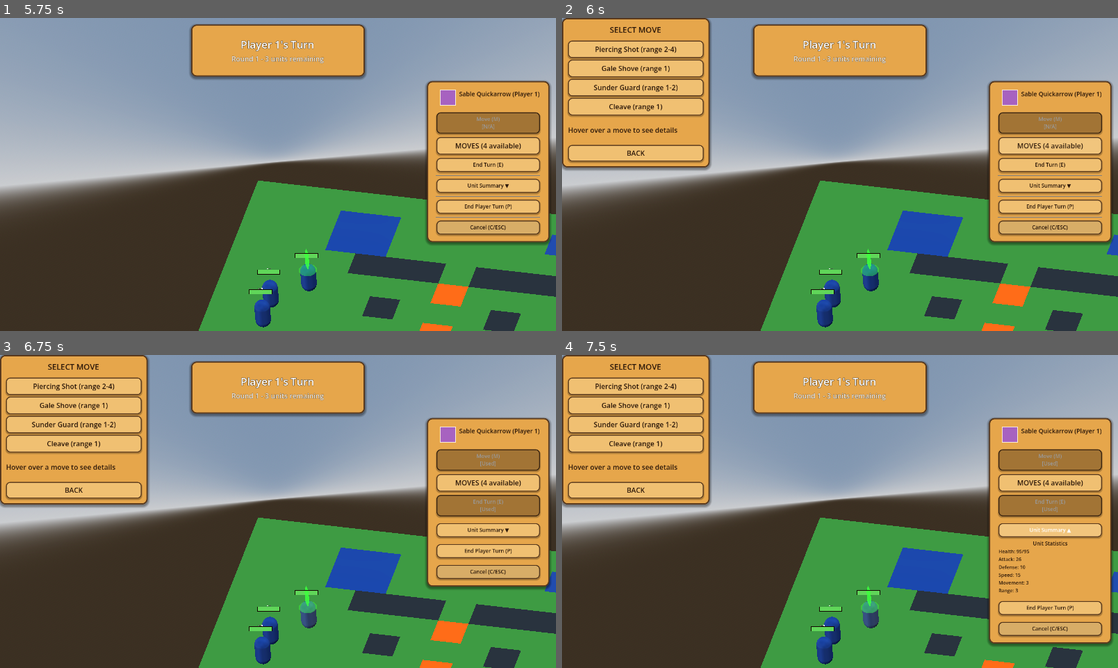
Above: before the commit, frames 1-4 (two rows, left to right).
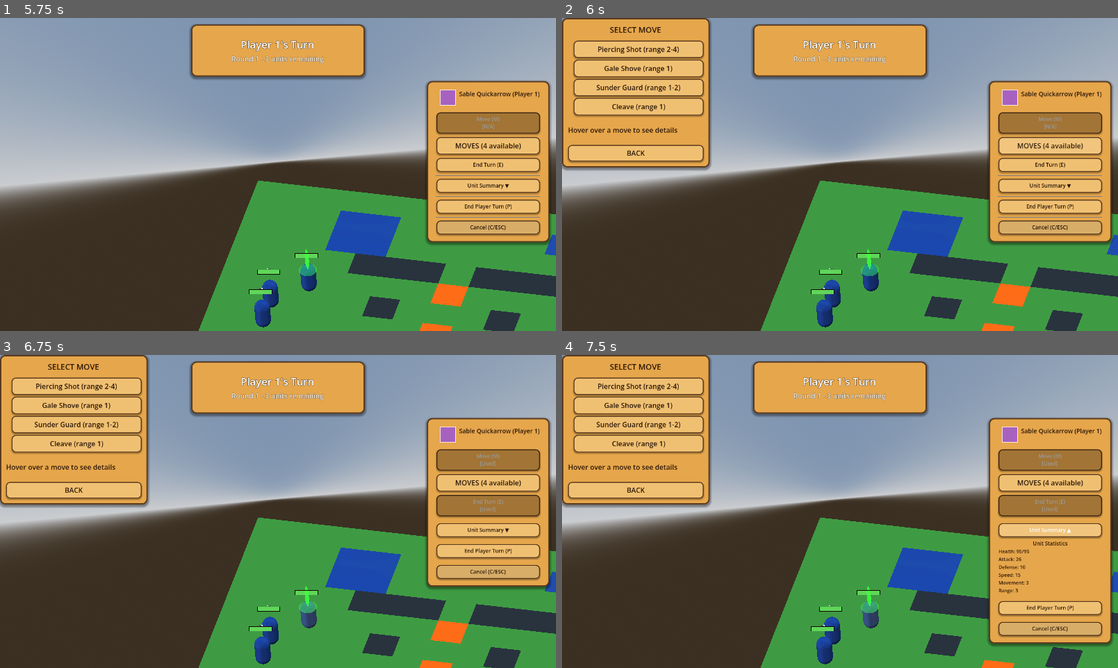
Above: after the commit, the same moments.

Repository: K-ennethA/Conquest
Game: Godot game, scene res://menus/MainMenu.tscn
Same seed, same stepped clock (60 frames per second), same inputs: the game is played once before the commit and once after it.
Inputs (mouse positions are in pixels of both pictures, inside the frame that each line leads up to):
- Up to frame 1 (5.75 s): click "Single Player" at 0.5 s; click "Traditional Turn System" at 1.25 s; click "Normal" at 2 s; click "Normal" at 2.75 s; click "REFRESH" at 3.5 s; click "SELECT MAP" at 4.25 s; tap Enter (ui_accept) at 5, 5.27 s; move the mouse to (400, 158) at 5.02 s; hold Right (ui_right) from 5.03 s (still down); hold Shift from 5.03 s (still down); click (400, 158) at 5.17 s
- Up to frame 2 (6 s): release Right (ui_right) at 5.75 s; release Shift at 5.75 s; click "MOVES (4 available)" at 5.75 s
- Up to frame 3 (6.75 s): click "End Turn (E)" at 6.5 s
- Up to frame 4 (7.5 s): click "Unit Summary ▼" at 7.25 s

Frame 1 is identical in both runs. In frame 2, 0.9% of the frame differs, in the area x 1-22%, y 7-32%; in frame 3, 0.9%; in frame 4, 0.9%.

Commit message:
Battle HUD: element-typed moves (Pokemon-style colour coding)
MoveResource gains an `element` StringName (ember/frost/arcane/holy/nature/steel).
SampleRoster tags each move (Cleave/Sunder=steel, Ember Storm=ember, Soothing Light/
Rallying Hymn=holy, Gale Shove/Crushing Quake=nature). MoveSelectionPanel shows a
colour-coded element stripe down the left of each move row and a "Type:" line in the
hover details. ConquestTheme.element_color gains steel (#c9cbd6) + wind/metal/physical
aliases. First slice of the v3-mockup HUD enrichment (the info-card + combat forecast
pieces follow, on top of the now-fixed selection/turn code).

Gate: import clean, boot clean, 247 passing / 3 failing (pre-existing MP-lobby).

Co-Authored-By: Claude Opus 4.8 <noreply@anthropic.com>

Diff:
--- a/game/characters/SampleRoster.gd
+++ b/game/characters/SampleRoster.gd
@@ -35,6 +35,7 @@
 	var m := MoveResource.new()
 	m.move_id = &"cleave"
 	m.display_name = "Cleave"
+	m.element = &"steel"
 	m.description = "A heavy adjacent swing. Deal physical damage to one enemy."
 	m.category = CombatTypes.DamageCategory.PHYSICAL
 	m.targeting = _pattern(CombatTypes.TargetKind.ENEMY, 1, 1, CombatTypes.AreaShape.SINGLE, 0)
@@ -47,6 +48,7 @@
 	var m := MoveResource.new()
 	m.move_id = &"piercing_shot"
 	m.display_name = "Piercing Shot"
+	m.element = &"steel"
 	m.description = "A precise ranged bolt that strikes a distant enemy."
 	m.category = CombatTypes.DamageCategory.PHYSICAL
 	m.energy_cost = 1
@@ -60,6 +62,7 @@
 	var m := MoveResource.new()
 	m.move_id = &"ember_storm"
 	m.display_name = "Ember Storm"
+	m.element = &"ember"
 	m.description = "Rain embers over an area, burning nearby enemies and scorching the ground."
 	m.category = CombatTypes.DamageCategory.MAGICAL
 	m.energy_cost = 3
@@ -75,6 +78,7 @@
 	var m := MoveResource.new()
 	m.move_id = &"soothing_light"
 	m.display_name = "Soothing Light"
+	m.element = &"holy"
 	m.description = "Mend a wounded ally, restoring health scaled by magic."
 	m.category = CombatTypes.DamageCategory.MAGICAL
 	m.energy_cost = 2
@@ -92,6 +96,7 @@
 	var m := MoveResource.new()
 	m.move_id = &"rallying_hymn"
 	m.display_name = "Rallying Hymn"
+	m.element = &"holy"
 	m.description = "Embolden allies near the target cell, raising their attack for a few turns."
 	m.category = CombatTypes.DamageCategory.MAGICAL
 	m.energy_cost = 2
@@ -109,6 +114,7 @@
 	var m := MoveResource.new()
 	m.move_id = &"sunder_guard"
 	m.display_name = "Sunder Guard"
+	m.element = &"steel"
 	m.description = "Batter an enemy's armor, lowering its defense for a short time."
 	m.category = CombatTypes.DamageCategory.PHYSICAL
 	m.targeting = _pattern(CombatTypes.TargetKind.ENEMY, 1, 2, CombatTypes.AreaShape.SINGLE, 0)
@@ -125,6 +131,7 @@
 	var m := MoveResource.new()
 	m.move_id = &"gale_shove"
 	m.display_name = "Gale Shove"
+	m.element = &"nature"
 	m.description = "A concussive push: light damage that knocks an enemy back two cells."
 	m.category = CombatTypes.DamageCategory.PHYSICAL
 	m.targeting = _pattern(CombatTypes.TargetKind.ENEMY, 1, 1, CombatTypes.AreaShape.SINGLE, 0)
@@ -139,6 +146,7 @@
 	var m := MoveResource.new()
 	m.move_id = &"crushing_quake"
 	m.display_name = "Crushing Quake"
+	m.element = &"nature"
 	m.description = "Slam the earth: heavy area damage that knocks enemies back and leaves rubble."
 	m.category = CombatTypes.DamageCategory.MAGICAL
 	m.energy_cost = 4
--- a/game/combat/MoveResource.gd
+++ b/game/combat/MoveResource.gd
@@ -15,6 +15,10 @@
 @export var icon: Texture2D
 
 @export var category: CombatTypes.DamageCategory = CombatTypes.DamageCategory.PHYSICAL
+## Flavour/type element for UI colour-coding (Pokemon-style): e.g. &"ember",
+## &"frost", &"arcane", &"holy", &"nature", &"steel". Empty = neutral (amber).
+## See [method ConquestTheme.element_color].
+@export var element: StringName = &""
 ## Resource spent to use the move (energy/mana). 0 = free.
 @export var energy_cost: int = 0
 ## Limited charges per battle. -1 = unlimited.
--- a/game/ui/panels/MoveSelectionPanel.gd
+++ b/game/ui/panels/MoveSelectionPanel.gd
@@ -152,7 +152,18 @@
 		if move == null:
 			continue
 		var move_button = _create_move_button(move, slot, controller)
-		moves_container.add_child(move_button)
+		# Pokemon-style element cue: a colour-coded stripe down the left of each
+		# move, keyed to the move's element (see ConquestTheme.element_color).
+		var row := HBoxContainer.new()
+		row.add_theme_constant_override("separation", 6)
+		var swatch := ColorRect.new()
+		swatch.color = ConquestTheme.element_color(String(move.element))
+		swatch.custom_minimum_size = Vector2(7, 0)
+		swatch.size_flags_vertical = Control.SIZE_FILL
+		row.add_child(swatch)
+		move_button.size_flags_horizontal = Control.SIZE_EXPAND_FILL
+		row.add_child(move_button)
+		moves_container.add_child(row)
 		move_buttons.append(move_button)
 
 func _create_move_button(move: MoveResource, slot: int, controller: MovesetController) -> Button:
@@ -193,6 +204,8 @@
 	"""Display detailed move information"""
 	var info_text = ""
 	info_text += "Name: %s\n" % move.display_name
+	if String(move.element) != "":
+		info_text += "Type: %s\n" % String(move.element).capitalize()
 	info_text += "Description: %s\n" % move.full_description()
 	if move.energy_cost > 0:
 		info_text += "Energy Cost: %d\n" % move.energy_cost
--- a/game/ui/theme/ConquestTheme.gd
+++ b/game/ui/theme/ConquestTheme.gd
@@ -35,6 +35,7 @@
 const EL_ARCANE := Color("a860e0")
 const EL_HOLY := Color("e8b93a")
 const EL_NATURE := Color("5fb84e")
+const EL_STEEL := Color("c9cbd6")
 
 
 # --- Public stylebox factories (reusable per-panel) ------------------------
@@ -189,5 +190,6 @@
 		"frost", "water", "ice": return EL_FROST
 		"arcane", "magic": return EL_ARCANE
 		"holy", "light": return EL_HOLY
-		"nature", "earth": return EL_NATURE
+		"nature", "earth", "wind": return EL_NATURE
+		"steel", "metal", "physical": return EL_STEEL
 		_: return AMBER
